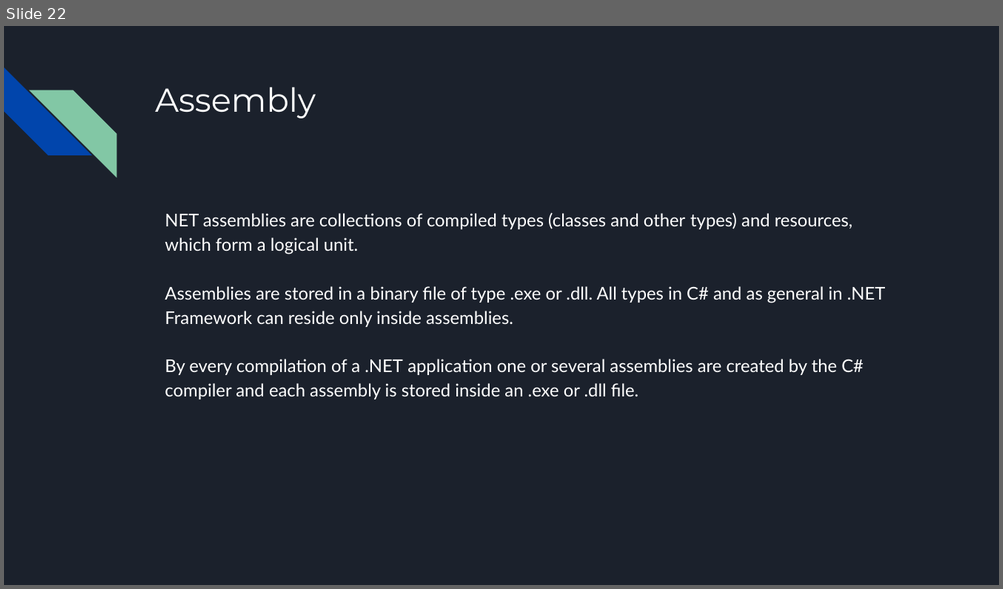
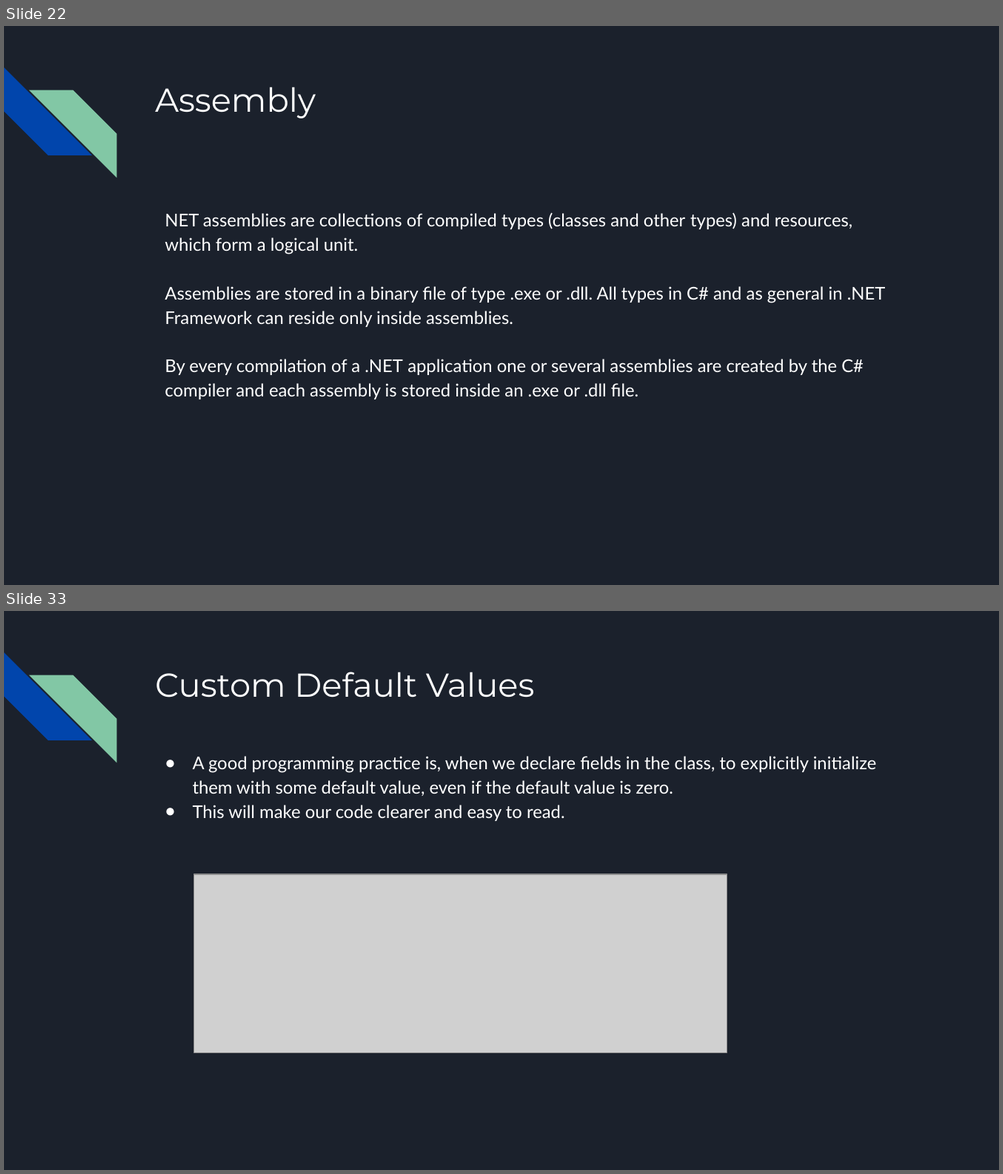
Before and after one commit to bulhard/Principles_Of_Programming, a slide deck: _Presentations/03 Defining classes.pptx. Shown one above the other, each under a label of ours: slide 22 before the commit, slides 22 and 33 after it; the slides between them are not shown. The pictures are 1003x589 and 1003x1174 pixels, drawn with LibreOffice and Linux fonts; fonts in the diff are those of the drawing; grey boxes stand for pictures. Boxes give left, top, right and bottom in pixels: in the first picture for what was removed or moved away, otherwise in the second. Text is boxed around its words. In the diff, an @@ line names an element or a change of style, - is before the commit and + after.

Commit message:
03 Classes

```diff
--- a/_Presentations/03 Defining classes.pptx
+++ b/_Presentations/03 Defining classes.pptx
@@ slide 33 added at (4,611,999,1170), background #1B212C; not listed: 2 template elements that a slide beside it also shows @@
@@ title added at (155,672,534,698), 32 pt, text #FFFFFF @@
+Custom Default Values
@@ text added at (193,756,876,821), 17 pt, text #FFFFFF @@
+● A good programming practice is, when we declare fields in the class, to explicitly initialize them with some default value, even if the default value is zero.
+● This will make our code clearer and easy to read.
@@ picture added at (193,874,727,1054) @@
```
Also in this commit, not shown: 42 other slides added, 6 other files.
